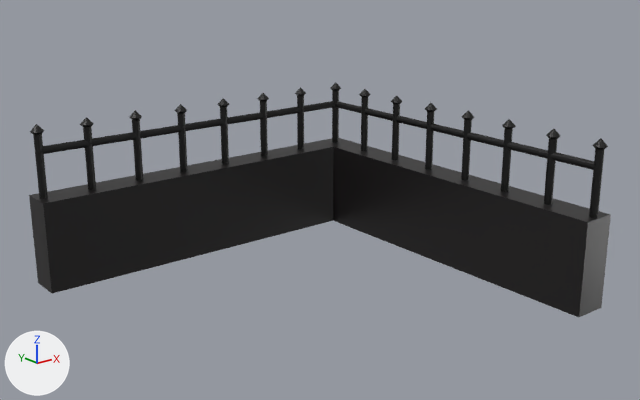
Before and after pictures for a commit that changed the FBX model Assets/Meshes/fence.fbx.
Rendered twice from a 50 mm camera at (-10.54, -13.54, 7.53) aimed at (0.36, 0.09, 2.08). Every picture has the same lights, and +X, +Y and +Z are marked at lower left.
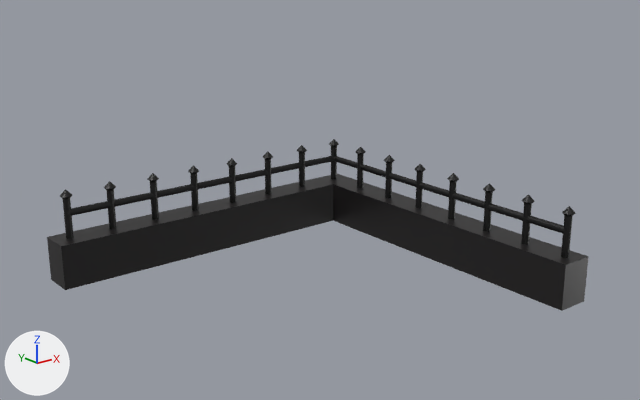
What changed in the scene script:
```text
Change me_plane_001:
    where me_plane_001.from_pydata(...)  # 804 vertices, 600 faces; spans x -1.08..1.04, y -1.08..1.04, z 0.0..0.92
    used by ob_plane_002; location = (0.11, 0.11, 0.0); scale = (3.9, 3.9, 3.9)
    me_plane_001 part 1: all 192 vertices in x -1.06..1.02, y -1.06..1.02, z 0.0 are moved by (0.0, 0.0, 0.62)
Change me_plane_002:
    where me_plane_002.from_pydata(...)  # 60 vertices, 58 faces; spans x -1.08..1.1, y -1.08..1.1, z 0.0..0.52
    used by ob_plane; location = (0.11, 0.11, 0.0); scale = (3.9, 3.9, 3.9)
    before: 0 (1.1, -1.08, 0.0) at pixel (601, 307), 5 (1.1, -1.08, 0.52) at pixel (610, 214), 35 (0.9, -1.08, 0.52) at pixel (588, 222), 36 (0.9, -1.08, 0.0) at pixel (578, 317)
    before: 1 (-1.08, 1.1, 0.0) at pixel (38, 282), 3 (-1.08, 1.1, 0.52) at pixel (29, 195), 33 (-1.08, 0.9, 0.0) at pixel (51, 293), 37 (-1.08, 0.9, 0.52) at pixel (43, 203)
    me_plane_002 part 2
    add for i in [0, 5, 35, 36]: me_plane_002.vertices[i].co += Vector((0.0, 0.11, 0.0))
    me_plane_002 part 3
    add for i in [1, 3, 33, 37]: me_plane_002.vertices[i].co += Vector((0.08, 0.0, 0.0))
Change ob_plane_002:
    ob_plane_002.location: (0.11, 0.11, 0.0) -> (0.35, 0.41, -1.26)
    ob_plane_002.scale: (3.9, 3.9, 3.9) -> (3.64, 3.64, 3.64)
Change ob_plane:
    ob_plane.scale: (3.9, 3.9, 3.9) -> (3.9, 3.9, 1.94)
```

Location of each change, [x1, y1, x2, y2] in pixels of the pictures (640 x 400 px; the box of a moved part takes in the faces that stretch with it):
'Plane', reshaped, rescaled (7% narrower, 23% shorter)
    before: [29, 138, 611, 317]
    after: [47, 174, 589, 311]
'Plane.002', reshaped, moved, rescaled
    before: [30, 82, 608, 218]
    after: [60, 139, 576, 258]
part 1 of me_plane_001, moved or reshaped
    before: [33, 90, 605, 218]
    after: [63, 146, 573, 258]
part 2 of me_plane_002, moved or reshaped
    before: [529, 200, 611, 317]
    after: [529, 245, 589, 311]
part 3 of me_plane_002, moved or reshaped
    before: [29, 185, 106, 293]
    after: [47, 228, 106, 290]
